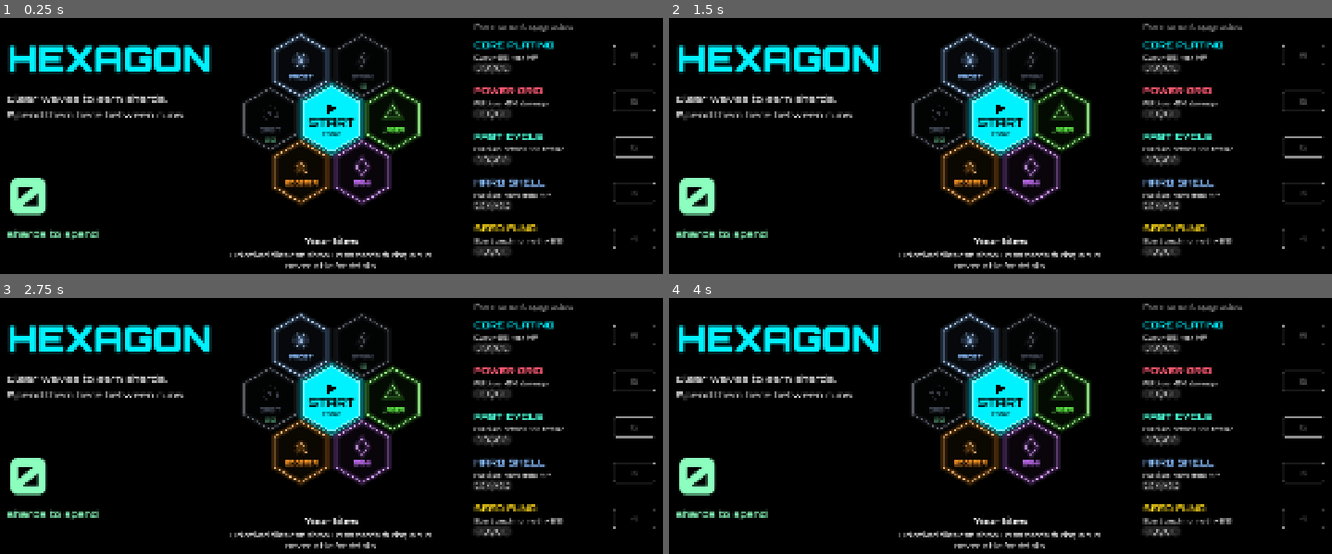
Above: before the commit, frames 1-4 (two rows, left to right).
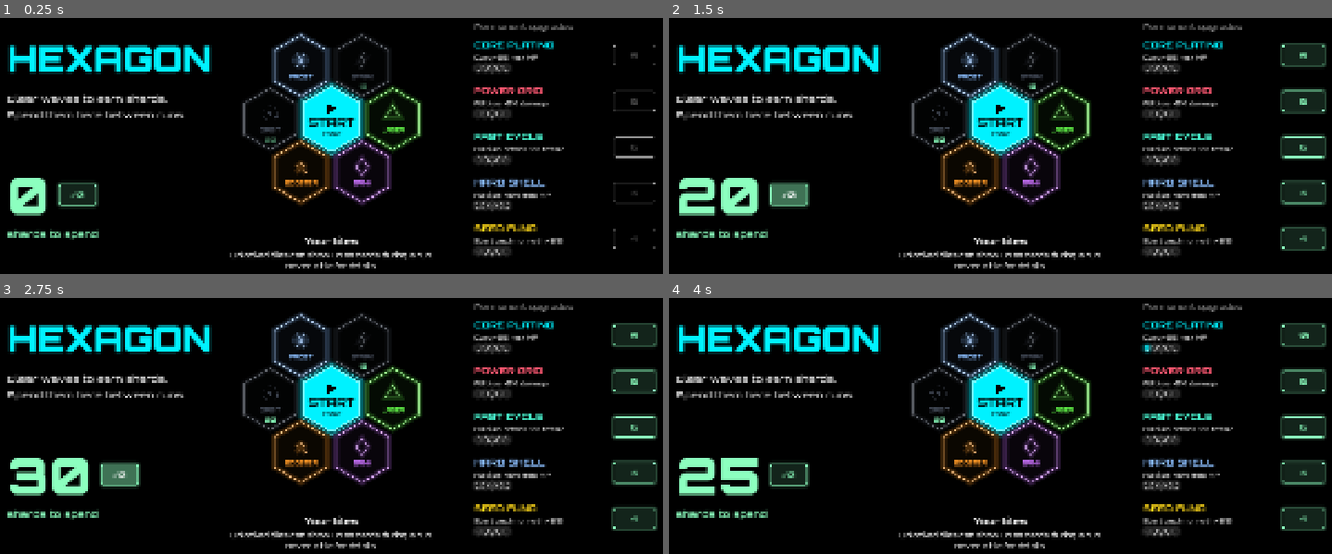
Above: after the commit, the same moments.

Repository: seoyeonwoo11/hexagon
Game: Godot game, scene res://scenes/main.tscn
Two runs of this game, one before a commit and one after it. Both use one fixed random seed, a clock stepped at 60 frames per second and the inputs below.
Inputs (mouse positions are in pixels of both pictures, inside the frame that each line leads up to):
- Up to frame 1 (0.25 s): no input
- Up to frame 2 (1.5 s): click (748, 194) at 0.5 s, where only the run after the commit has a clickable "+10"; click (768, 194) at 1.25 s, where only the run after the commit has a clickable "+10"
- Up to frame 3 (2.75 s): click (119, 474) at 2 s, where only the run after the commit has a clickable "+10"
- Up to frame 4 (4 s): click "1x" at 2.75 s; click (1305, 336) at 3.5 s, where only the run after the commit has a clickable "5"

The runs differ from the first frame. In frame 1, 0.6% of the frame differs, in the area x 8-15%, y 64-74%; in frame 2, 4.8%, in the area x 1-100%, y 9-91%; in frame 3, 4.8%; in frame 4, 4.8%.

Commit message:
임시: 시작 화면에서 + 키나 +10 버튼으로 SHARD 10개 지급 (DEBUG_FREE_SHARDS)
Co-Authored-By: Claude Opus 5.5 <noreply@anthropic.com>
Claude-Session: https://claude.ai/code/session_01FxD1R6gogt5cwBiW2ee9Dt

Diff:
--- a/scripts/shop.gd
+++ b/scripts/shop.gd
@@ -16,6 +16,9 @@
 const INK_DIM := Color(1, 1, 1, 0.5)
 const RULE := Color(1, 1, 1, 0.12)
 const SIDE_MARGIN := 120
+## 임시(테스트용): + 키나 숫자 옆 + 버튼으로 SHARD 지급. 출시 전에 false로.
+const DEBUG_FREE_SHARDS := true
+const DEBUG_SHARD_AMOUNT := 10
 
 var _result_label: Label
 var _best_label: Label
@@ -80,10 +83,22 @@
 	if not visible:
 		return
 	var key := event as InputEventKey
-	if key != null and key.pressed and not key.echo \
-			and (key.keycode == KEY_ENTER or key.keycode == KEY_KP_ENTER):
+	if key == null or not key.pressed or key.echo:
+		return
+	if key.keycode == KEY_ENTER or key.keycode == KEY_KP_ENTER:
 		get_viewport().set_input_as_handled()
 		start_pressed.emit()
+	elif DEBUG_FREE_SHARDS and (key.keycode == KEY_KP_ADD or key.keycode == KEY_EQUAL
+			or key.keycode == KEY_PLUS or key.unicode == 43):
+		get_viewport().set_input_as_handled()
+		add_debug_shards()
+
+
+## 임시: SHARD 10개 지급 (저장됨).
+func add_debug_shards() -> void:
+	Meta.shards += DEBUG_SHARD_AMOUNT
+	Meta.save_data()
+	refresh()
 
 
 # ---------------------------------------------------------------- 왼쪽
@@ -110,8 +125,18 @@
 	_best_label = Hud.make_label(INK_DIM, 20, 500)
 	col.add_child(_best_label)
 	col.add_child(_spacer(72))
+	var shard_row := HBoxContainer.new()
+	shard_row.add_theme_constant_override("separation", 24)
+	col.add_child(shard_row)
 	_shards_value = Hud.make_label(SHARD_COLOR, 132, 900, 0.3)
-	col.add_child(_shards_value)
+	shard_row.add_child(_shards_value)
+	if DEBUG_FREE_SHARDS:
+		var plus := Hud.make_neon_button("+%d" % DEBUG_SHARD_AMOUNT, SHARD_COLOR)
+		plus.custom_minimum_size = Vector2(96, 56)
+		plus.size_flags_vertical = Control.SIZE_SHRINK_CENTER
+		plus.tooltip_text = "Test only: +%d shards" % DEBUG_SHARD_AMOUNT
+		plus.pressed.connect(add_debug_shards)
+		shard_row.add_child(plus)
 	var unit := Hud.make_label(SHARD_COLOR, 26, 600)
 	unit.text = "shards to spend"
 	col.add_child(unit)
--- a/tests/test_meta.gd
+++ b/tests/test_meta.gd
@@ -44,6 +44,11 @@
 	var wave_before := _game.wave
 	_game._process(10.0)
 	_check(_game.wave == wave_before, "no waves while in shop")
+
+	# 임시 지급 버튼: +10
+	_game.shop.add_debug_shards()
+	_check(Meta.shards == Shop.DEBUG_SHARD_AMOUNT, "debug +10 shards")
+	Meta.shards = 0
 
 	# 구매: SHARD 부족하면 실패, 충분하면 레벨업 + 차감, 최대 레벨에서 멈춤
 	_check(not Meta.buy_upgrade("core_hp"), "cannot buy without shards")
